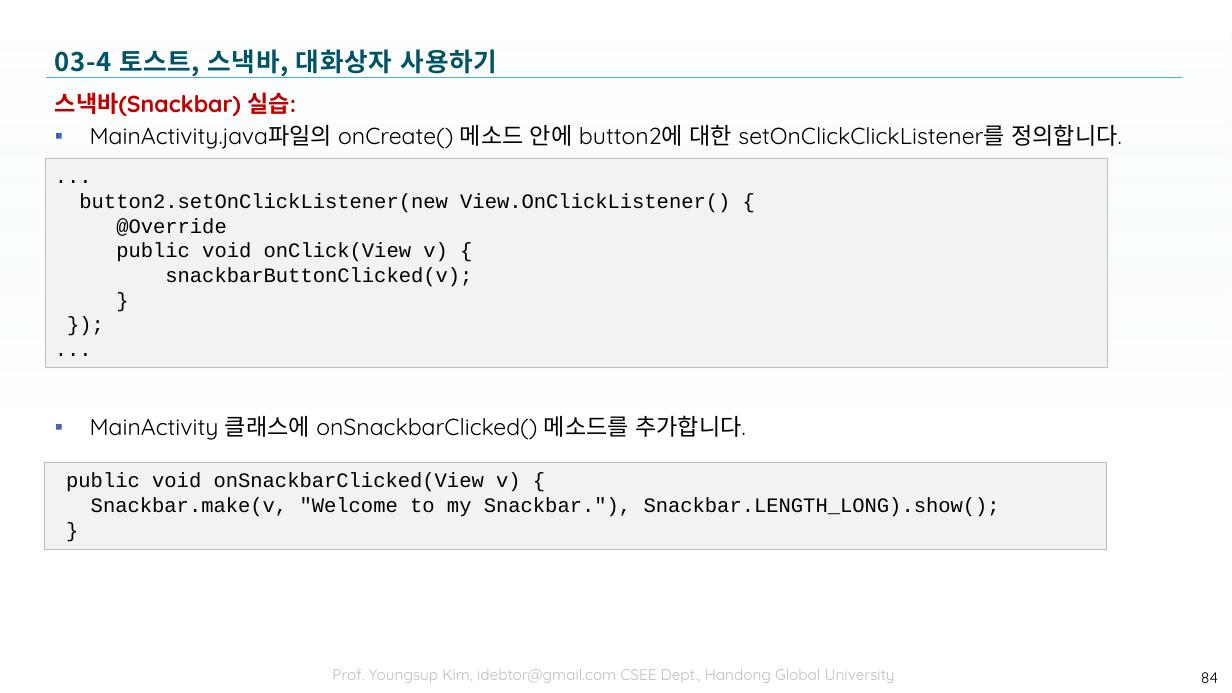
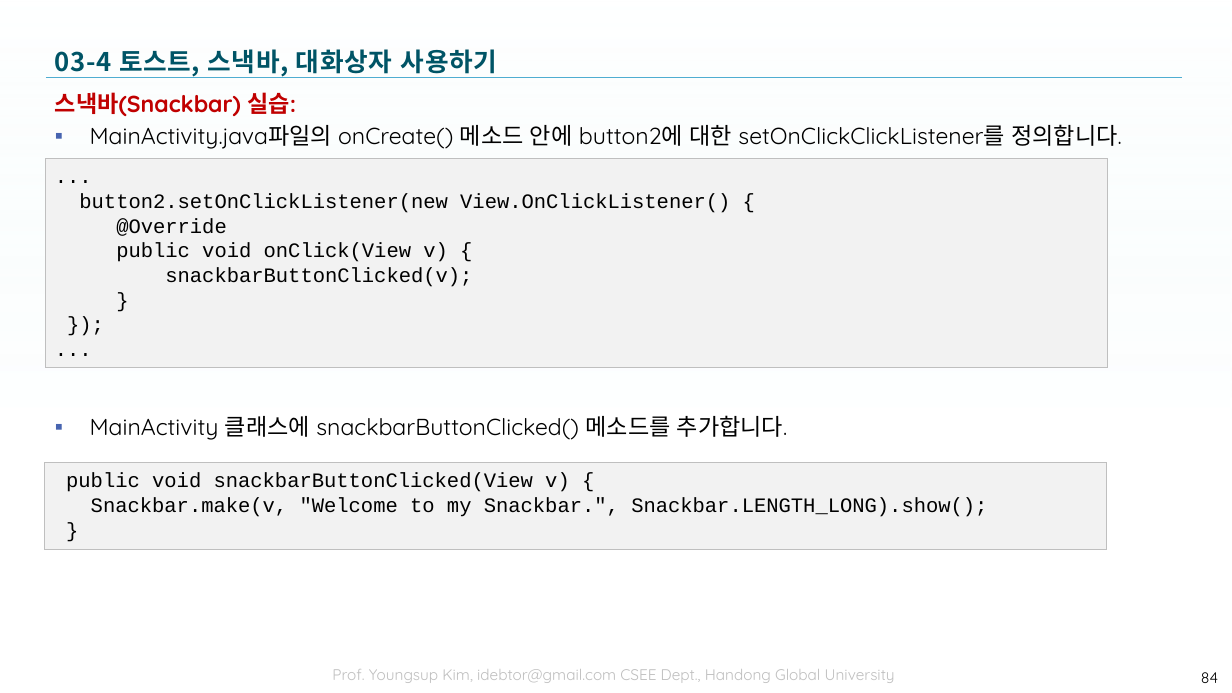
Before and after one commit to tae7841/HuStarAS, a slide deck: slide 84 of ppts/03Widget.pptx. Drawn at 1232x693 pixels with LibreOffice and Linux fonts; fonts in the diff are those of the drawing; background and template pictures are left out. Boxes give left, top, right and bottom in pixels: in the first picture for what was removed or moved away, otherwise in the second. Text is boxed around its words. In the diff, an @@ line names an element or a change of style, - is before the commit and + after.

```diff
--- a/ppts/03Widget.pptx
+++ b/ppts/03Widget.pptx
@@ text at bbox=[90, 415, 787, 440]: text changed @@
-▪ MainActivity 클래스에 onSnackbarClicked() 메소드를 추가합니다.
+▪ MainActivity 클래스에 snackbarButtonClicked() 메소드를 추가합니다.
@@ text in rectangle at bbox=[66, 473, 987, 517]: text changed @@
-public void onSnackbarClicked(View v) {
-Snackbar.make(v, "Welcome to my Snackbar."), Snackbar.LENGTH_LONG).show();
+public void snackbarButtonClicked(View v) {
+Snackbar.make(v, "Welcome to my Snackbar.", Snackbar.LENGTH_LONG).show();
```
Also in this commit, not shown: 8 other slides changed, 5 slides added.
